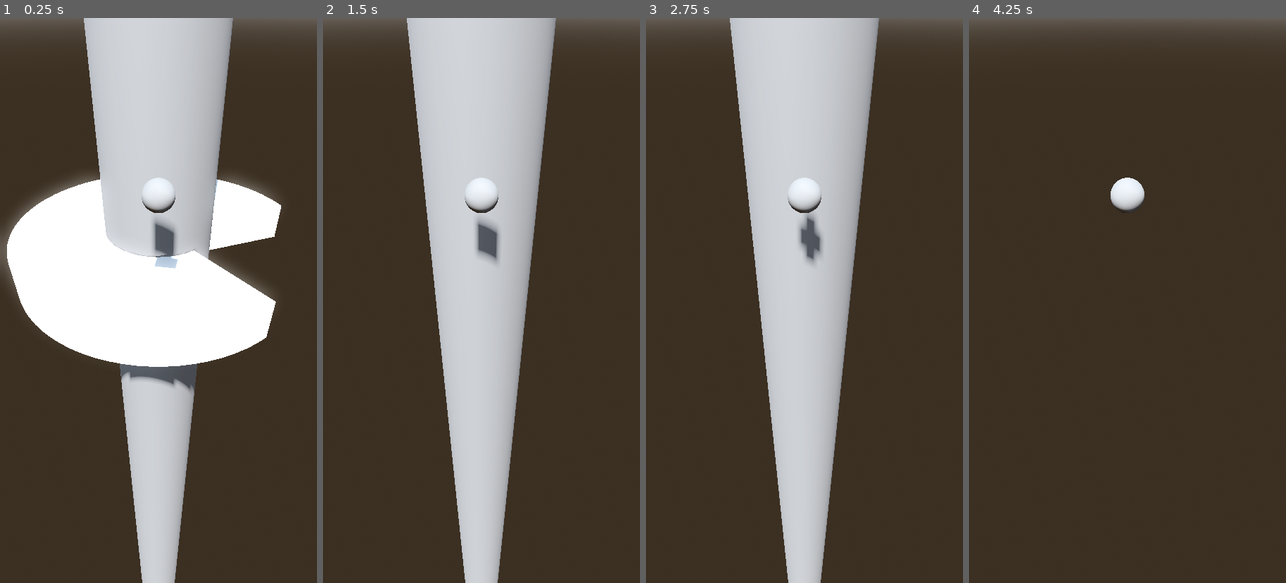
Above: before the commit, frames 1-4 (left to right).
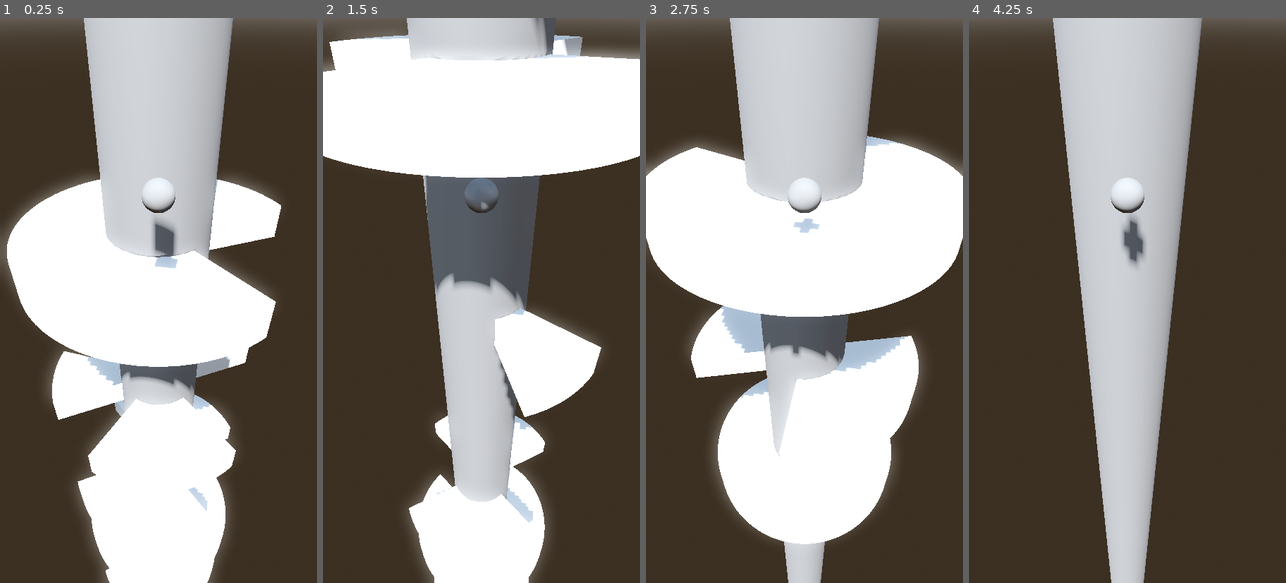
Above: after the commit, the same moments.

Repository: v1adem/HelixJumpClone
Game: Godot game, scene res://Scenes/game.tscn
Same seed, same stepped clock (60 frames per second), same inputs: the game is played once before the commit and once after it.
Inputs:
- Up to frame 1 (0.25 s): no input
- Up to frame 2 (1.5 s): hold Right (right) 0.53-1.28 s; hold Left (left) from 1.28 s (still down)
- Up to frame 3 (2.75 s): release Left (left) at 2.03 s; hold Right (right) from 2.03 s (still down)
- Up to frame 4 (4.25 s): release Right (right) at 3.53 s; hold Left (left) from 3.53 s (still down)

The runs differ from the first frame. In frame 1, 16% of the frame differs, in the area x 14-79%, y 42-100%; in frame 2, 41%; in frame 3, 44%, in the area x 0-100%, y 0-99%; in frame 4, 28%.

Commit message:
made 1st level

Diff:
--- a/Scenes/Levels/test_lvl.tscn
+++ b/Scenes/Levels/test_lvl.tscn
@@ -1,13 +1,115 @@
-[gd_scene load_steps=3 format=3 uid="uid://bqjtqygny4g6c"]
+[gd_scene load_steps=6 format=3 uid="uid://bqjtqygny4g6c"]
 
 [ext_resource type="PackedScene" uid="uid://3wodk6aw2bty" path="res://Scenes/Platforms/platform.glb" id="1_2edwe"]
+[ext_resource type="PackedScene" uid="uid://bv8vycuctsvjt" path="res://Scenes/Platforms/platform3.glb" id="2_wjlwc"]
+[ext_resource type="PackedScene" uid="uid://bb77s4y2g71sg" path="res://Scenes/Platforms/platform2.glb" id="3_x45nj"]
+[ext_resource type="PackedScene" uid="uid://b514u3hbs4gxr" path="res://Scenes/Platforms/platformonepart.glb" id="4_7f3qq"]
 
 [sub_resource type="CylinderMesh" id="CylinderMesh_5xp8o"]
 
 [node name="test_lvl" type="Node3D"]
 
 [node name="pillar" type="MeshInstance3D" parent="."]
-transform = Transform3D(0.7, 0, 0, 0, 100, 0, 0, 0, 0.7, 0, 0, 0)
+transform = Transform3D(0.7, 0, 0, 0, 100.001, 0, 0, 0, 0.7, 0, -92.1965, 0)
 mesh = SubResource("CylinderMesh_5xp8o")
 
 [node name="platform" parent="." instance=ExtResource("1_2edwe")]
+
+[node name="platform2" parent="." instance=ExtResource("2_wjlwc")]
+transform = Transform3D(1, 0, 0, 0, 1, 0, 0, 0, 1, 0, -1.5, 0)
+
+[node name="platform3" parent="." instance=ExtResource("3_x45nj")]
+transform = Transform3D(1, 0, 0, 0, 1, 0, 0, 0, 1, 0, -3, 0)
+
+[node name="platform4" parent="." instance=ExtResource("1_2edwe")]
+transform = Transform3D(-0.026177, 0, 0.999657, 0, 1, 0, -0.999657, 0, -0.026177, 0, -4.5, 0)
+
+[node name="platform5" parent="." instance=ExtResource("1_2edwe")]
+transform = Transform3D(-0.994151, 0, -0.107999, 0, 1, 0, 0.107999, 0, -0.994151, 0, -6, 0)
+
+[node name="platform6" parent="." instance=ExtResource("1_2edwe")]
+transform = Transform3D(0.978148, 0, 0.207912, 0, 1, 0, -0.207912, 0, 0.978148, 0, -7.5, 0)
+
+[node name="platform7" parent="." instance=ExtResource("3_x45nj")]
+transform = Transform3D(-0.605988, 0, 0.795473, 0, 1, 0, -0.795473, 0, -0.605988, 0, -9, 0)
+
+[node name="platform8" parent="." instance=ExtResource("2_wjlwc")]
+transform = Transform3D(-0.984503, 0, -0.175367, 0, 1, 0, 0.175367, 0, -0.984503, 0, -10.5, 0)
+
+[node name="platform9" parent="." instance=ExtResource("3_x45nj")]
+transform = Transform3D(0.528438, 0, -0.848972, 0, 1, 0, 0.848972, 0, 0.528438, 0, -12, 0)
+
+[node name="platform10" parent="." instance=ExtResource("4_7f3qq")]
+transform = Transform3D(1, 0, 0, 0, 1, 0, 0, 0, 1, 0, -13.5, 0)
+
+[node name="platform11" parent="." instance=ExtResource("4_7f3qq")]
+transform = Transform3D(-0.866025, 0, 0.5, 0, 1, 0, -0.5, 0, -0.866025, 0, -15, 0)
+
+[node name="platform12" parent="." instance=ExtResource("3_x45nj")]
+transform = Transform3D(0.173648, 0, -0.984808, 0, 1, 0, 0.984808, 0, 0.173648, 0, -16.5, 0)
+
+[node name="platform13" parent="." instance=ExtResource("1_2edwe")]
+transform = Transform3D(-0.866025, 0, -0.5, 0, 1, 0, 0.5, 0, -0.866025, 0, -18, 0)
+
+[node name="platform14" parent="." instance=ExtResource("4_7f3qq")]
+transform = Transform3D(0.335452, 0, -0.942057, 0, 1, 0, 0.942057, 0, 0.335452, 0, -19.5, 0)
+
+[node name="platform15" parent="." instance=ExtResource("3_x45nj")]
+transform = Transform3D(0.528438, 0, 0.848972, 0, 1, 0, -0.848972, 0, 0.528438, 0, -21, 0)
+
+[node name="platform16" parent="." instance=ExtResource("1_2edwe")]
+transform = Transform3D(-0.961262, 0, -0.275637, 0, 1, 0, 0.275637, 0, -0.961262, 0, -22.5, 0)
+
+[node name="platform17" parent="." instance=ExtResource("1_2edwe")]
+transform = Transform3D(0.151261, 0, -0.988494, 0, 1, 0, 0.988494, 0, 0.151261, 0, -24, 0)
+
+[node name="platform18" parent="." instance=ExtResource("2_wjlwc")]
+transform = Transform3D(0.528438, 0, -0.848972, 0, 1, 0, 0.848972, 0, 0.528438, 0, -25.5, 0)
+
+[node name="platform19" parent="." instance=ExtResource("3_x45nj")]
+transform = Transform3D(1, 0, 0, 0, 1, 0, 0, 0, 1, 0, -45.5, 0)
+
+[node name="platform20" parent="." instance=ExtResource("1_2edwe")]
+transform = Transform3D(0.97437, 0, -0.224951, 0, 1, 0, 0.224951, 0, 0.97437, 0, -35, 0)
+
+[node name="platform21" parent="." instance=ExtResource("1_2edwe")]
+transform = Transform3D(-0.446198, 0, 0.894934, 0, 1, 0, -0.894934, 0, -0.446198, 0, -27, 0)
+
+[node name="platform22" parent="." instance=ExtResource("1_2edwe")]
+transform = Transform3D(-0.433659, 0, -0.901077, 0, 1, 0, 0.901077, 0, -0.433659, 0, -44, 0)
+
+[node name="platform23" parent="." instance=ExtResource("3_x45nj")]
+transform = Transform3D(-0.605988, 0, 0.795473, 0, 1, 0, -0.795473, 0, -0.605988, 0, -36.5, 0)
+
+[node name="platform24" parent="." instance=ExtResource("2_wjlwc")]
+transform = Transform3D(-0.506034, 0, 0.862514, 0, 1, 0, -0.862514, 0, -0.506034, 0, -28.5, 0)
+
+[node name="platform25" parent="." instance=ExtResource("3_x45nj")]
+transform = Transform3D(-0.87462, 0, -0.48481, 0, 1, 0, 0.48481, 0, -0.87462, 0, -38, 0)
+
+[node name="platform26" parent="." instance=ExtResource("4_7f3qq")]
+transform = Transform3D(1, 0, 0, 0, 1, 0, 0, 0, 1, 0, -30, 0)
+
+[node name="platform27" parent="." instance=ExtResource("4_7f3qq")]
+transform = Transform3D(-0.866025, 0, 0.5, 0, 1, 0, -0.5, 0, -0.866025, 0, -42.5, 0)
+
+[node name="platform28" parent="." instance=ExtResource("3_x45nj")]
+transform = Transform3D(0.673012, 0, 0.739631, 0, 1, 0, -0.739631, 0, 0.673012, 0, -31.5, 0)
+
+[node name="platform29" parent="." instance=ExtResource("1_2edwe")]
+transform = Transform3D(-0.866025, 0, -0.5, 0, 1, 0, 0.5, 0, -0.866025, 0, -39.5, 0)
+
+[node name="platform30" parent="." instance=ExtResource("4_7f3qq")]
+transform = Transform3D(0.335452, 0, -0.942057, 0, 1, 0, 0.942057, 0, 0.335452, 0, -33, 0)
+
+[node name="platform31" parent="." instance=ExtResource("3_x45nj")]
+transform = Transform3D(0.979575, 0, -0.201078, 0, 1, 0, 0.201078, 0, 0.979575, 0, -41, 0)
+
+[node name="platform32" parent="." instance=ExtResource("1_2edwe")]
+transform = Transform3D(-0.961262, 0, -0.275637, 0, 1, 0, 0.275637, 0, -0.961262, 0, -22.5, 0)
+
+[node name="platform33" parent="." instance=ExtResource("3_x45nj")]
+transform = Transform3D(1, 0, 0, 0, 1, 0, 0, 0, 1, 0, -47, 0)
+
+[node name="platform34" parent="." instance=ExtResource("3_x45nj")]
+transform = Transform3D(0.151261, 0, -0.988494, 0, 1, 0, 0.988494, 0, 0.151261, 0, -47, 0)
--- /dev/null
+++ b/Scenes/game.gd
@@ -0,0 +1,13 @@
+extends Node3D
+
+# Called when the node enters the scene tree for the first time.
+func _ready():
+	pass # Replace with function body.
+
+
+# Called every frame. 'delta' is the elapsed time since the previous frame.
+func _process(delta):
+	if Input.is_action_pressed("left"):
+		$test_lvl.rotate_y(0.05)
+	elif Input.is_action_pressed("right"):
+		$test_lvl.rotate_y(-0.05)
--- a/Scenes/game.tscn
+++ b/Scenes/game.tscn
@@ -1,6 +1,7 @@
-[gd_scene load_steps=7 format=3 uid="uid://o6ei44fm53dl"]
+[gd_scene load_steps=8 format=3 uid="uid://o6ei44fm53dl"]
 
 [ext_resource type="PackedScene" uid="uid://kl3ul8aci75j" path="res://Scenes/player.tscn" id="1_0s0xr"]
+[ext_resource type="Script" path="res://Scenes/game.gd" id="1_um25b"]
 [ext_resource type="PackedScene" uid="uid://bqjtqygny4g6c" path="res://Scenes/Levels/test_lvl.tscn" id="2_pi7nu"]
 [ext_resource type="Script" path="res://Scripts/test_lvl.gd" id="3_vw816"]
 
@@ -18,6 +19,7 @@
 glow_enabled = true
 
 [node name="Game" type="Node3D"]
+script = ExtResource("1_um25b")
 
 [node name="WorldEnvironment" type="WorldEnvironment" parent="."]
 environment = SubResource("Environment_12bx2")
